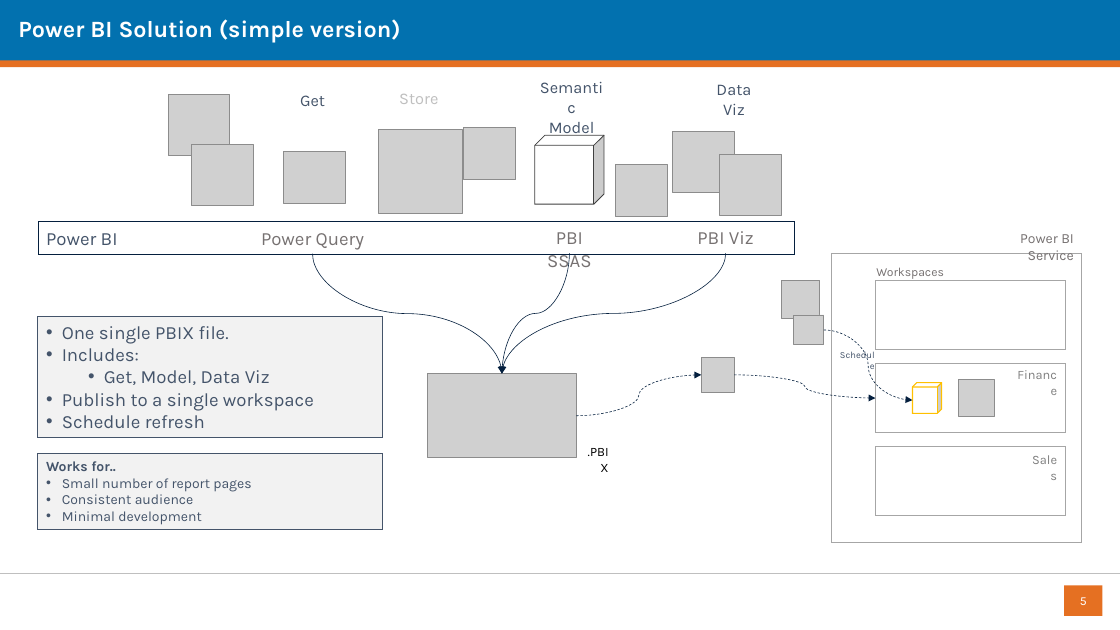
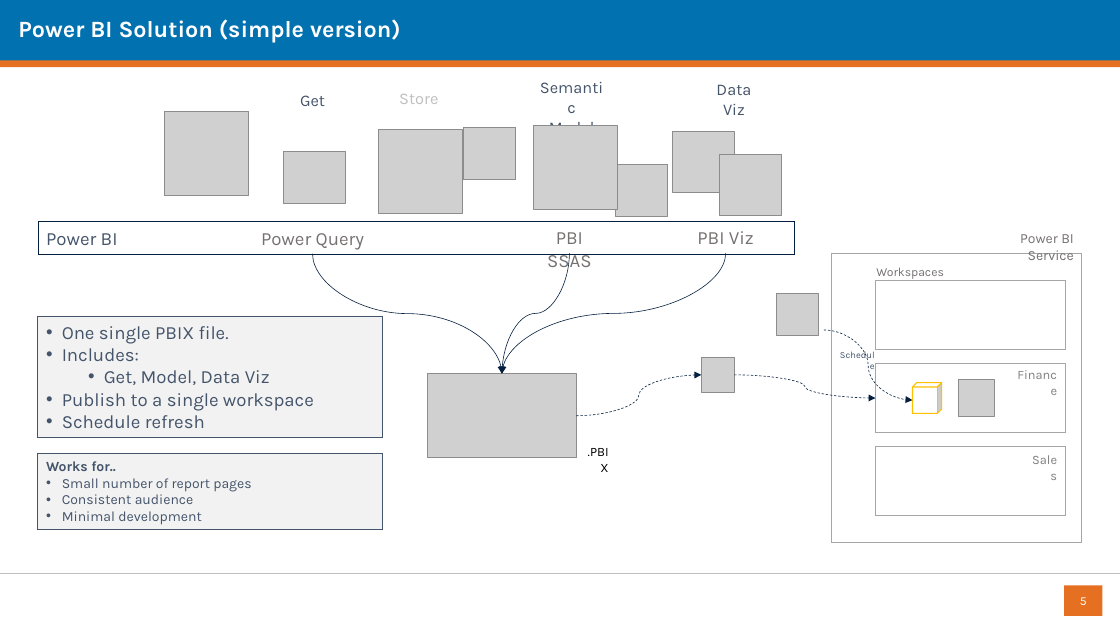
Before and after one commit to datalineo/sessions, a slide deck: slide 5 of Power BI Evolve Architecture/Evolving your Power BI Architecture using Dataflows and Shared Datasets.pptx. Drawn at 1120x630 pixels with LibreOffice and Linux fonts; fonts in the diff are those of the drawing; grey boxes stand for pictures; background and template pictures are left out. Boxes give left, top, right and bottom in pixels: in the first picture for what was removed or moved away, otherwise in the second. Text is boxed around its words. In the diff, an @@ line names an element or a change of style, - is before the commit and + after.

```diff
--- a/Power BI Evolve Architecture/Evolving your Power BI Architecture using Dataflows and Shared Datasets.pptx
+++ b/Power BI Evolve Architecture/Evolving your Power BI Architecture using Dataflows and Shared Datasets.pptx
@@ picture added at (x1=165, y1=111, x2=249, y2=195) @@
@@ picture removed at (x1=168, y1=94, x2=229, y2=155) @@
@@ picture removed at (x1=192, y1=145, x2=253, y2=206) @@
@@ picture added at (x1=534, y1=125, x2=618, y2=209) @@
@@ cube removed at (x1=535, y1=135, x2=604, y2=204) @@
@@ picture added at (x1=777, y1=294, x2=819, y2=336) @@
@@ picture removed at (x1=781, y1=281, x2=820, y2=319) @@
@@ picture removed at (x1=794, y1=315, x2=824, y2=345) @@
```
Also in this commit, not shown: 8 other slides changed, 4 other files.
